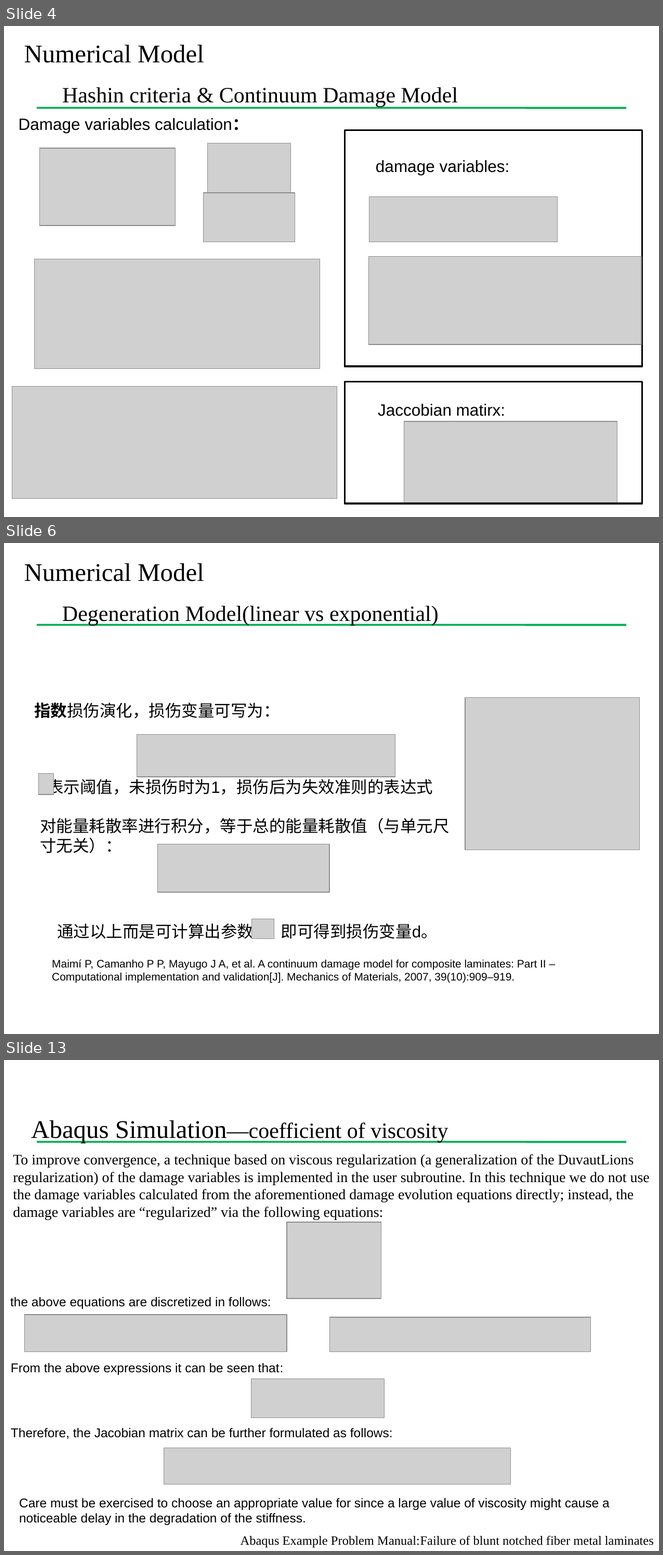
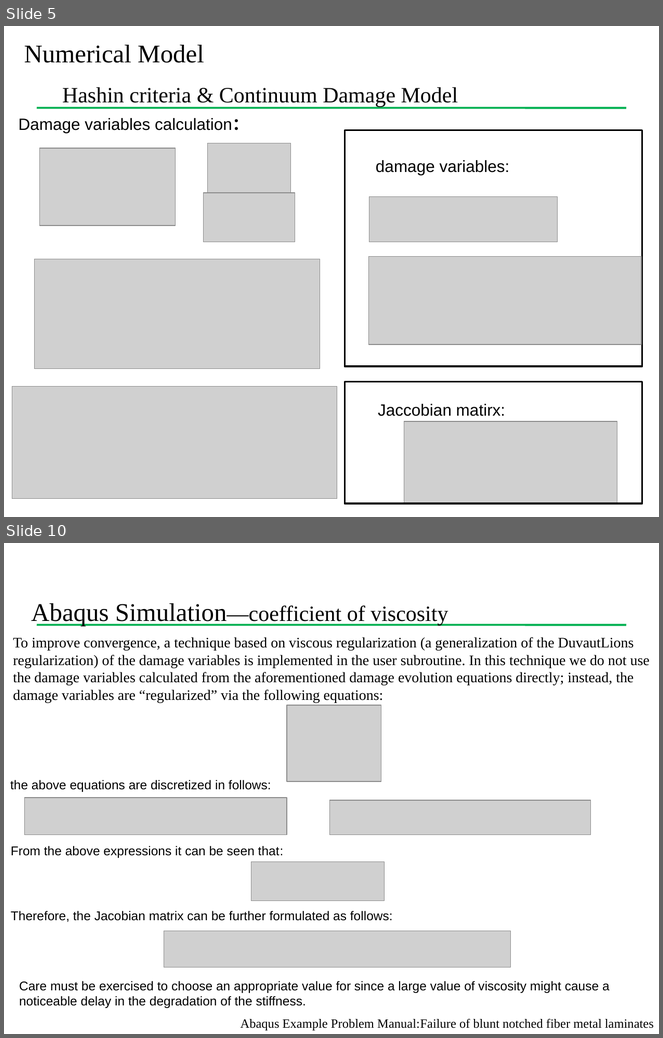
Before and after one commit to Chu2015/UMAThashinlinear4, a slide deck: 组会报告/组会20180110.pptx. Shown one above the other, each under a label of ours: slides 4, 6 and 13 before the commit, slides 5 and 10 after it; the slides between them are not shown. The pictures are 663x1555 and 663x1038 pixels, drawn with LibreOffice and Linux fonts; fonts in the diff are those of the drawing; grey boxes stand for pictures; background and template pictures are left out. Boxes give left, top, right and bottom in pixels: in the first picture for what was removed or moved away, otherwise in the second. Text is boxed around its words. In the diff, an @@ line names an element or a change of style, - is before the commit and + after.

```diff
--- a/组会报告/组会20180110.pptx
+++ b/组会报告/组会20180110.pptx
@@ slide 6 removed at [4,543,659,1034], background #FFFFFF; not listed: 1 template element that a slide beside it also shows @@
@@ text removed at [24,563,439,626] @@
-  Numerical Model
-  Degeneration Model(linear vs exponential)
@@ picture removed at [465,697,639,850] @@
@@ text removed at [34,703,280,718] @@
-指数损伤演化，损伤变量可写为：
@@ picture removed at [137,735,396,778] @@
@@ picture removed at [39,774,54,795] @@
@@ text removed at [40,776,450,853] @@
-表示阈值，未损伤时为1，损伤后为失效准则的表达式
-对能量耗散率进行积分，等于总的能量耗散值（与单元尺寸无关）：
@@ picture removed at [157,845,330,892] @@
@@ text removed at [57,921,438,939] @@
-通过以上而是可计算出参数 ，即可得到损伤变量d。
@@ picture removed at [252,919,274,939] @@
@@ text removed at [52,960,546,983] @@
-Maimí P, Camanho P P, Mayugo J A, et al. A continuum damage model for composite laminates: Part II – Computational implementation and validation[J]. Mechanics of Materials, 2007, 39(10):909–919.
@@ what was slide 4 is now slide 5 @@
@@ what was slide 13 is now slide 10 @@
```
Also in this commit, not shown: 4 slides changed, 1 slide added, 3 other slides removed.
